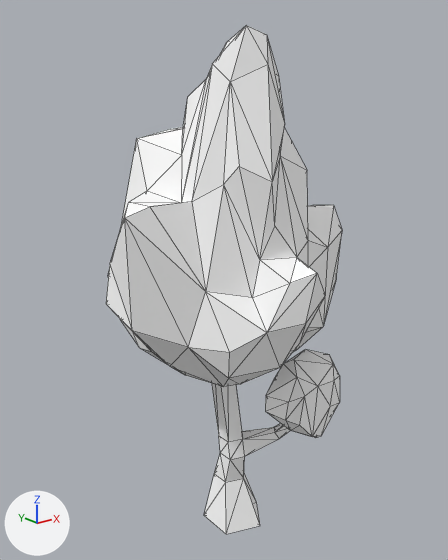
The glTF model public/siege/scifi/nature_SM_Tree_03.gltf: old version first, new version second.
Before and after are seen from a camera (50 mm lens) standing at (-4.58, -5.63, 5.64) and looking at (0.0, 0.09, 3.35). The axes (+X, +Y, +Z) are drawn at lower left. The lights are the same throughout. The older version comes first. Mesh edges are drawn as thin lines. Where no turn or scale is listed for an object, it has been applied to the vertices.

Names of what the first picture shows: 'SM_Tree_03'.
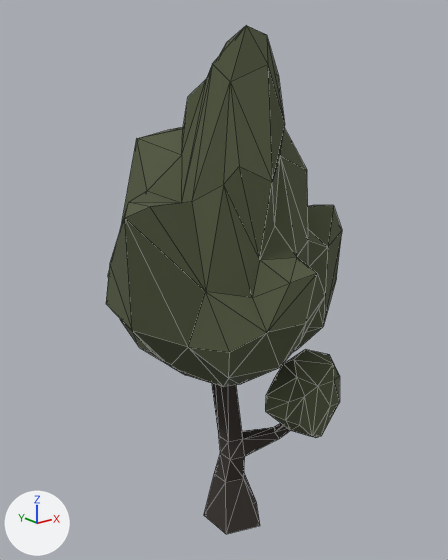
Changed parts and their boxes (x1, y1, x2, y2) in the pictures (448 x 560 px):
'SM_Tree_03', surface changed (white to green): (106, 25, 342, 534) in both

The change, as a list of edits to the scene's bpy script:
```text
Add img_polygonnature_04:
    img_polygonnature_04 = load_image('PolygonNature_04', 'PolygonNature_04.webp', 512, 512, 'sRGB')
Change mat_lambert2:
    add n3 = _N.new('ShaderNodeMix'); n3.name = 'Mix'
    add n3.data_type = 'RGBA'
    add n3.blend_type = 'MULTIPLY'
    add n3.inputs[0].default_value = 1.0  # 'Factor'
    add n4 = _N.new('ShaderNodeTexImage'); n4.name = 'Image Texture'
    add n4.image = img_polygonnature_04
    where n2 = _N.new('ShaderNodeVertexColor'); n2.name = 'Color Attribute'
    where n0 = _N.new('ShaderNodeBsdfPrincipled'); n0.name = 'Principled BSDF'
    remove _L.new(n2.outputs[0], n0.inputs[0])  # 'Color' to 'Base Color'
    add _L.new(n3.outputs[2], n0.inputs[0])  # 'Result' to 'Base Color'
    add _L.new(n2.outputs[0], n3.inputs[7])  # 'Color' to 'B'
    add _L.new(n4.outputs[0], n3.inputs[6])  # 'Color' to 'A'
```
